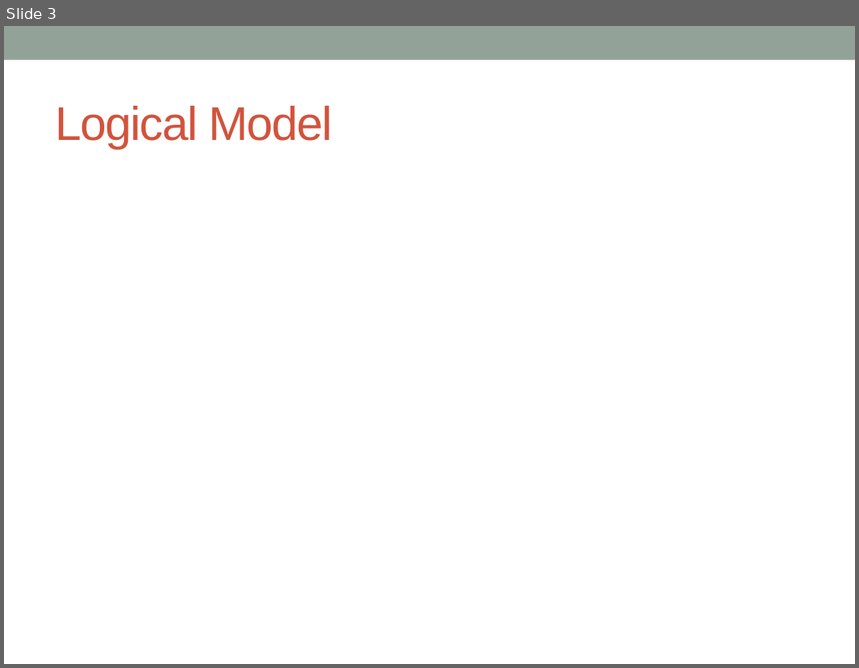
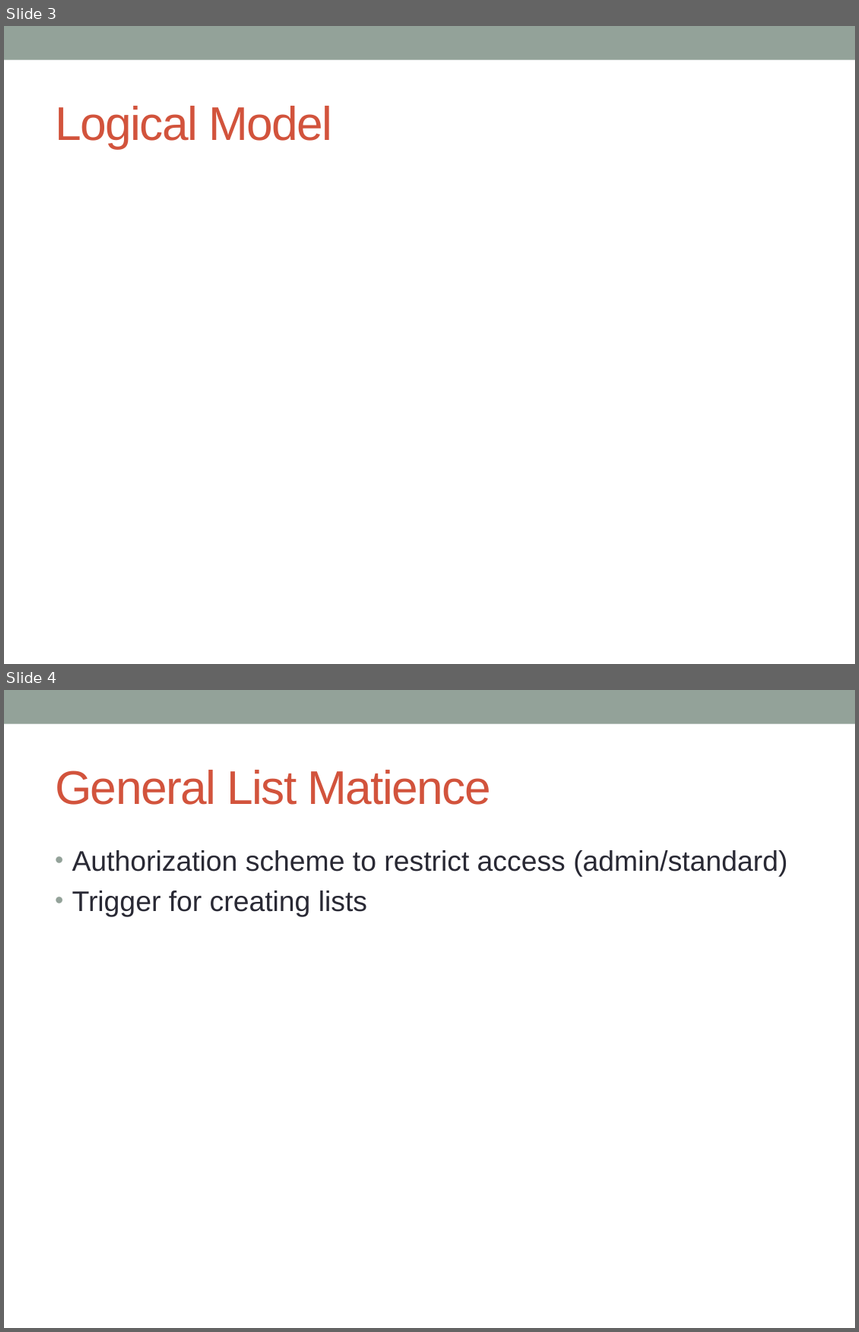
Before and after one commit to cschwendiman/cs347project, a slide deck: project_presentation.pptx. Shown one above the other, each under a label of ours: slide 3 before the commit, slides 3 and 4 after it. The pictures are 859x668 and 859x1332 pixels, drawn with LibreOffice and Linux fonts; fonts in the diff are those of the drawing. Boxes give left, top, right and bottom in pixels: in the first picture for what was removed or moved away, otherwise in the second. Text is boxed around its words. In the diff, an @@ line names an element or a change of style, - is before the commit and + after.

```diff
--- a/project_presentation.pptx
+++ b/project_presentation.pptx
@@ slide 4 added at (4,690,855,1328), background #FFFFFF; not listed: 1 template element that a slide beside it also shows @@
@@ title added at (55,770,491,805), 40 pt, text #D2533C @@
+General List Matience
@@ text added at (72,850,788,916), 24 pt, text #292934 @@
+• Authorization scheme to restrict access (admin/standard)
+• Trigger for creating lists
```
Also in this commit, not shown: 13 other slides added.
